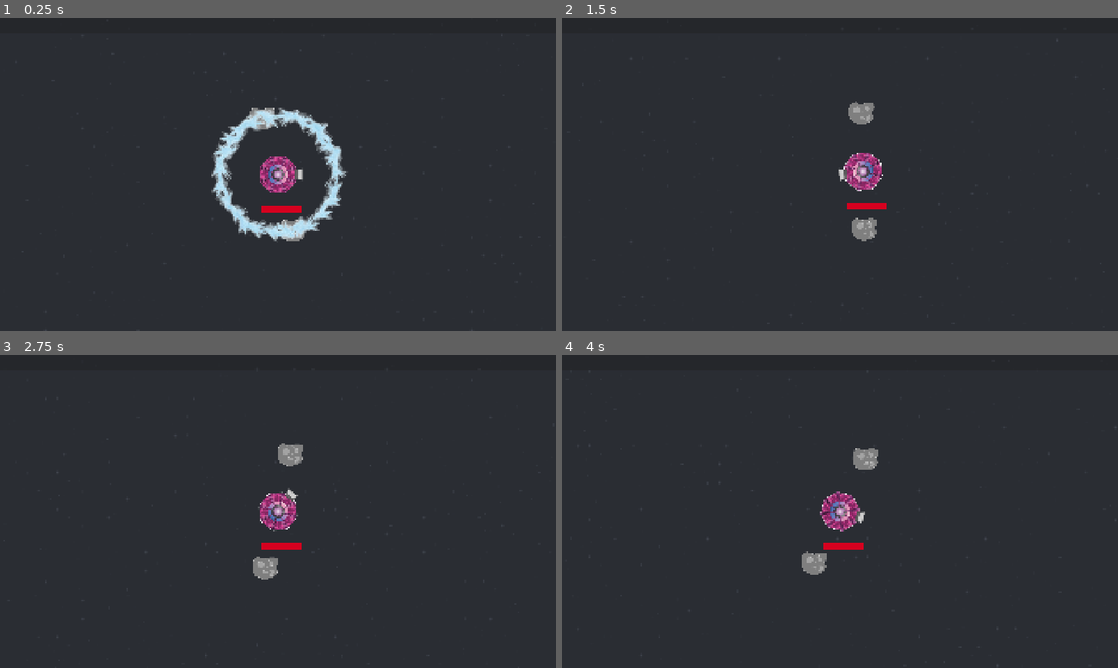
Above: before the commit, frames 1-4 (two rows, left to right).
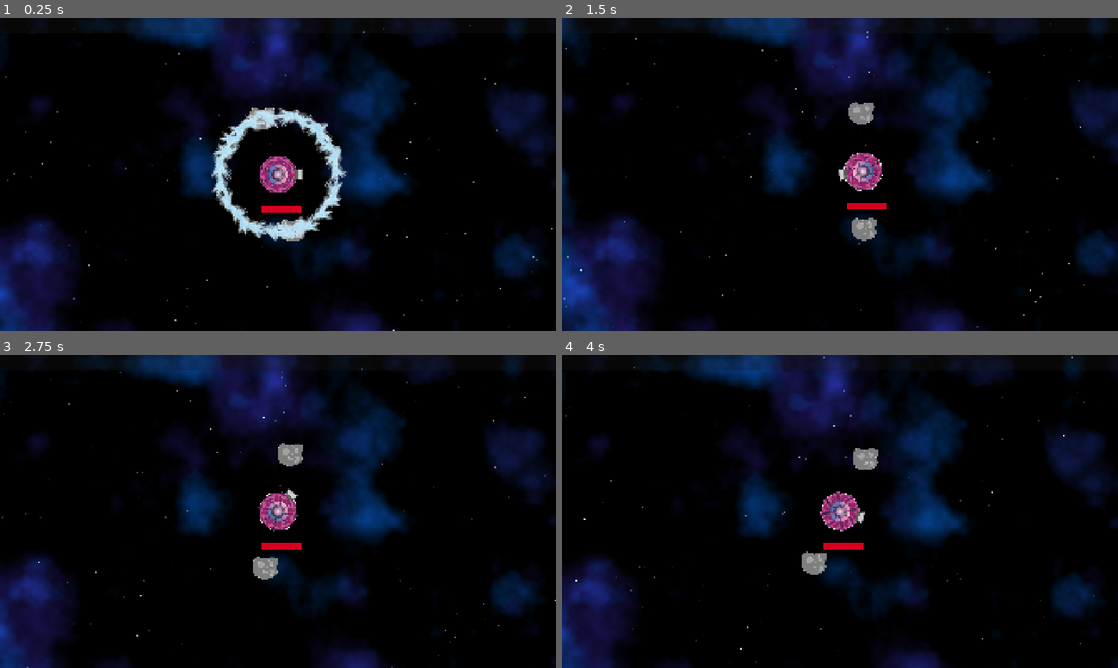
Above: after the commit, the same moments.

Repository: two-sticks-and-a-rock/space-arcade
Game: Godot game, scene res://scenes/main.tscn
Same seed, same stepped clock (60 frames per second), same inputs: the game is played once before the commit and once after it.
Inputs (mouse positions are in pixels of both pictures, inside the frame that each line leads up to):
- Up to frame 1 (0.25 s): no input
- Up to frame 2 (1.5 s): move the mouse to (962, 158) at 0.52 s; press the mouse at (962, 158) at 0.53 s; move the mouse to (728, 190) at 1.27 s; release the mouse at (728, 190) at 1.28 s; click (728, 190) at 1.35 s
- Up to frame 3 (2.75 s): move the mouse to (333, 442) at 2.02 s; press the mouse at (333, 442) at 2.03 s
- Up to frame 4 (4 s): move the mouse to (812, 574) at 2.77 s; release the mouse at (812, 574) at 2.78 s; click (812, 574) at 2.85 s; move the mouse to (1006, 558) at 3.52 s; press the mouse at (1006, 558) at 3.53 s

The runs differ from the first frame. In frame 1, 96% of the frame differs, in the area x 0-100%, y 0-100%; in frame 2, 98%; in frame 3, 98%; in frame 4, 98%.

Commit message:
implemented first pass at procedural background

Diff:
--- a/scenes/main.tscn
+++ b/scenes/main.tscn
@@ -4,6 +4,7 @@
 [ext_resource type="PackedScene" uid="uid://nchng1iwyms1" path="res://scenes/scrolling_background.tscn" id="1_sugp2"]
 [ext_resource type="PackedScene" uid="uid://b1c8lbi40g0up" path="res://scenes/enemies/enemy.tscn" id="2_tbgi4"]
 [ext_resource type="PackedScene" uid="uid://cekmijf83xupg" path="res://scenes/player/player.tscn" id="3_jyhfs"]
+[ext_resource type="PackedScene" uid="uid://cn4ty02lxqjoc" path="res://scenes/space_background/space_background.tscn" id="3_tbgi4"]
 
 [sub_resource type="Curve2D" id="Curve2D_0wfyh"]
 _data = {
@@ -15,7 +16,14 @@
 script = ExtResource("1_jyhfs")
 enemy_scene = ExtResource("2_tbgi4")
 
+[node name="SpaceBackground" parent="." unique_id=1169845469 instance=ExtResource("3_tbgi4")]
+offset_left = -1920.0
+offset_top = -1080.0
+offset_right = 1920.0
+offset_bottom = 1080.0
+
 [node name="scrolling_background" parent="." unique_id=2059599330 instance=ExtResource("1_sugp2")]
+visible = false
 scroll_offset = Vector2(-1047, -464)
 
 [node name="player" parent="." unique_id=2109895852 instance=ExtResource("3_jyhfs")]
--- a/scenes/space_background.gdshader
+++ /dev/null
@@ -1,10 +0,0 @@
-shader_type canvas_item;
-
-uniform sampler2D star_layer_1_noise;
-uniform sampler2D star_layer_2_noise;
-uniform sampler2D star_layer_3_noise;
-uniform sampler2D space_dust_noise;
-
-void fragment() {
-	// Called for every pixel the material is visible on.
-}
--- a/scenes/space_background.tscn
+++ /dev/null
@@ -1,30 +0,0 @@
-[gd_scene format=3 uid="uid://cn4ty02lxqjoc"]
-
-[ext_resource type="Shader" uid="uid://cmfedp0pgtqp0" path="res://scenes/space_background.gdshader" id="1_gejcq"]
-
-[sub_resource type="FastNoiseLite" id="FastNoiseLite_yll44"]
-
-[sub_resource type="NoiseTexture2D" id="NoiseTexture2D_gejcq"]
-noise = SubResource("FastNoiseLite_yll44")
-seamless = true
-
-[sub_resource type="ShaderMaterial" id="ShaderMaterial_l63hr"]
-shader = ExtResource("1_gejcq")
-shader_parameter/star_layer_1_noise = SubResource("NoiseTexture2D_gejcq")
-
-[node name="SpaceBackground" type="Control" unique_id=535488518]
-layout_mode = 3
-anchors_preset = 15
-anchor_right = 1.0
-anchor_bottom = 1.0
-grow_horizontal = 2
-grow_vertical = 2
-
-[node name="ColorRect" type="ColorRect" parent="." unique_id=1745227937]
-material = SubResource("ShaderMaterial_l63hr")
-layout_mode = 1
-anchors_preset = 15
-anchor_right = 1.0
-anchor_bottom = 1.0
-grow_horizontal = 2
-grow_vertical = 2
--- /dev/null
+++ b/scenes/space_background/space_background.gd
@@ -0,0 +1,10 @@
+extends ColorRect
+
+var scroll_x = 0.0
+var scroll_y = 0.0
+
+func _physics_process(delta: float) -> void:
+	scroll_x += Mover.get_movement().x * delta
+	scroll_y += Mover.get_movement().y * delta
+	material.set_shader_parameter("offset", Vector2(scroll_x, scroll_y))
+	print(material.get_shader_parameter("offset"))
--- /dev/null
+++ b/scenes/space_background/space_background.gdshader
@@ -0,0 +1,57 @@
+shader_type canvas_item;
+
+uniform vec2 offset = vec2(0.0);
+
+uniform float star_1_scroll_mult = 0.01;
+uniform float star_2_scroll_mult = 0.05;
+uniform float star_3_scroll_mult = 1.0;
+uniform float dust_1_scroll_mult = 0.02;
+uniform float dust_2_scroll_mult = 0.025;
+uniform float dust_3_scroll_mult = 0.04;
+
+
+uniform sampler2D star_layer_1_noise: repeat_enable;
+uniform sampler2D star_layer_2_noise: repeat_enable;
+uniform sampler2D star_layer_3_noise: repeat_enable;
+uniform sampler2D dust_1_noise: repeat_enable;
+uniform sampler2D dust_2_noise: repeat_enable;
+uniform sampler2D dust_3_noise: repeat_enable;
+
+vec2 get_new_uv(vec2 uv, float scroll_mult) {
+	vec2 new_uv = uv;
+	new_uv.x += (offset.x / 1920.0) * scroll_mult;
+	new_uv.y += (offset.y / 1080.0) * scroll_mult;
+	return new_uv;
+}
+
+void fragment() {
+	vec4 final_color = vec4(0.0);
+	final_color = texture(star_layer_1_noise, get_new_uv(UV, star_1_scroll_mult));
+
+	vec4 stars2 = texture(star_layer_2_noise, get_new_uv(UV, star_2_scroll_mult));
+	if (stars2.x != 0.0) {
+		final_color += stars2;
+	}
+
+	vec4 stars3 = texture(star_layer_3_noise, get_new_uv(UV, star_3_scroll_mult));
+	if (stars3.x != 0.0) {
+		final_color += stars3;
+	}
+
+	vec4 dust1 = texture(dust_1_noise, get_new_uv(UV, dust_1_scroll_mult));
+	if (dust1.z != 0.0) {
+		final_color += dust1;
+	}
+
+	vec4 dust2 = texture(dust_2_noise, get_new_uv(UV, dust_2_scroll_mult));
+	if (dust2.z != 0.0) {
+		final_color += dust2;
+	}
+
+	vec4 dust3 = texture(dust_3_noise, get_new_uv(UV, dust_3_scroll_mult));
+	if (dust3.z != 0.0) {
+		final_color += dust3;
+	}
+
+	COLOR = final_color;
+}
--- /dev/null
+++ b/scenes/space_background/space_background.tscn
@@ -0,0 +1,120 @@
+[gd_scene format=3 uid="uid://cn4ty02lxqjoc"]
+
+[ext_resource type="Shader" uid="uid://cmfedp0pgtqp0" path="res://scenes/space_background/space_background.gdshader" id="1_a0amr"]
+[ext_resource type="Script" uid="uid://47w8uyt501td" path="res://scenes/space_background/space_background.gd" id="2_g3vb6"]
+
+[sub_resource type="Gradient" id="Gradient_4lbsm"]
+offsets = PackedFloat32Array(0.6138015, 1)
+colors = PackedColorArray(0, 0, 0, 0, 0.10980392, 0.08627451, 0.3529412, 0.4745098)
+
+[sub_resource type="FastNoiseLite" id="FastNoiseLite_g3vb6"]
+noise_type = 5
+seed = 1
+frequency = 0.0073
+
+[sub_resource type="NoiseTexture2D" id="NoiseTexture2D_a0amr"]
+width = 1920
+height = 1080
+noise = SubResource("FastNoiseLite_g3vb6")
+color_ramp = SubResource("Gradient_4lbsm")
+seamless = true
+
+[sub_resource type="Gradient" id="Gradient_1hxin"]
+offsets = PackedFloat32Array(0.6138015, 1)
+colors = PackedColorArray(0, 0, 0, 0, 0.10980392, 0.18039216, 0.53333336, 0.4745098)
+
+[sub_resource type="FastNoiseLite" id="FastNoiseLite_xds67"]
+noise_type = 5
+frequency = 0.0073
+
+[sub_resource type="NoiseTexture2D" id="NoiseTexture2D_5ffyu"]
+width = 1920
+height = 1080
+noise = SubResource("FastNoiseLite_xds67")
+color_ramp = SubResource("Gradient_1hxin")
+seamless = true
+
+[sub_resource type="Gradient" id="Gradient_xds67"]
+offsets = PackedFloat32Array(0.6138015, 1)
+colors = PackedColorArray(0, 0, 0, 0, 0.027623104, 0.3205241, 0.70377284, 0.4745098)
+
+[sub_resource type="FastNoiseLite" id="FastNoiseLite_n8jxq"]
+noise_type = 5
+seed = 3
+frequency = 0.0073
+
+[sub_resource type="NoiseTexture2D" id="NoiseTexture2D_rirp7"]
+width = 1920
+height = 1080
+noise = SubResource("FastNoiseLite_n8jxq")
+color_ramp = SubResource("Gradient_xds67")
+seamless = true
+
+[sub_resource type="Gradient" id="Gradient_yll44"]
+offsets = PackedFloat32Array(0.90193707, 0.9116223)
+
+[sub_resource type="FastNoiseLite" id="FastNoiseLite_a600q"]
+noise_type = 3
+frequency = 0.8
+
+[sub_resource type="NoiseTexture2D" id="NoiseTexture2D_wjgca"]
+width = 1920
+height = 1080
+noise = SubResource("FastNoiseLite_a600q")
+color_ramp = SubResource("Gradient_yll44")
+seamless = true
+
+[sub_resource type="Gradient" id="Gradient_a0amr"]
+offsets = PackedFloat32Array(0.9116223, 0.9213075)
+
+[sub_resource type="FastNoiseLite" id="FastNoiseLite_a0amr"]
+noise_type = 3
+seed = 1
+frequency = 0.8
+
+[sub_resource type="NoiseTexture2D" id="NoiseTexture2D_4lbsm"]
+width = 1920
+height = 1080
+noise = SubResource("FastNoiseLite_a0amr")
+color_ramp = SubResource("Gradient_a0amr")
+seamless = true
+
+[sub_resource type="Gradient" id="Gradient_g3vb6"]
+offsets = PackedFloat32Array(0.94067794, 0.9527845)
+
+[sub_resource type="FastNoiseLite" id="FastNoiseLite_4lbsm"]
+noise_type = 3
+seed = 2
+frequency = 0.8
+
+[sub_resource type="NoiseTexture2D" id="NoiseTexture2D_1hxin"]
+width = 1920
+height = 1080
+noise = SubResource("FastNoiseLite_4lbsm")
+color_ramp = SubResource("Gradient_g3vb6")
+seamless = true
+
+[sub_resource type="ShaderMaterial" id="ShaderMaterial_grjle"]
+shader = ExtResource("1_a0amr")
+shader_parameter/offset = Vector2(0, 0)
+shader_parameter/star_1_scroll_mult = 0.01
+shader_parameter/star_2_scroll_mult = 0.05
+shader_parameter/star_3_scroll_mult = 1.0
+shader_parameter/dust_1_scroll_mult = 0.02
+shader_parameter/dust_2_scroll_mult = 0.025
+shader_parameter/dust_3_scroll_mult = 0.025
+shader_parameter/star_layer_1_noise = SubResource("NoiseTexture2D_wjgca")
+shader_parameter/star_layer_2_noise = SubResource("NoiseTexture2D_4lbsm")
+shader_parameter/star_layer_3_noise = SubResource("NoiseTexture2D_1hxin")
+shader_parameter/dust_1_noise = SubResource("NoiseTexture2D_a0amr")
+shader_parameter/dust_2_noise = SubResource("NoiseTexture2D_5ffyu")
+shader_parameter/dust_3_noise = SubResource("NoiseTexture2D_rirp7")
+
+[node name="SpaceBackground" type="ColorRect" unique_id=1169845469]
+material = SubResource("ShaderMaterial_grjle")
+anchors_preset = 15
+anchor_right = 1.0
+anchor_bottom = 1.0
+grow_horizontal = 2
+grow_vertical = 2
+script = ExtResource("2_g3vb6")
Not shown, added: scenes/space_background/space_background.gd.uid
Renamed: scenes/space_background.gdshader.uid -> scenes/space_background/space_background.gdshader.uid
